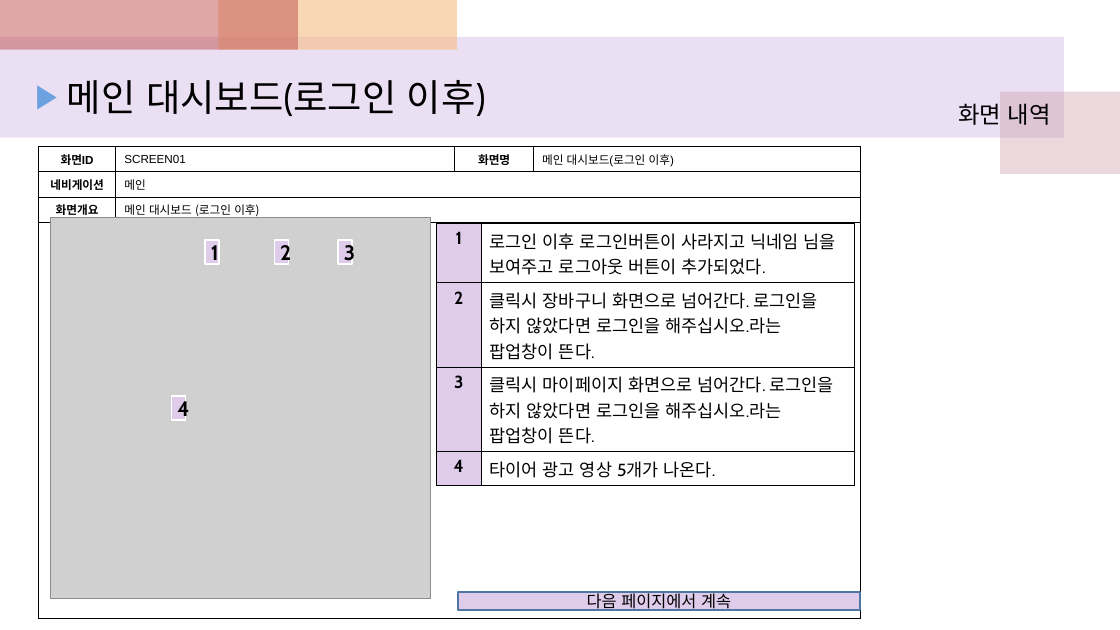
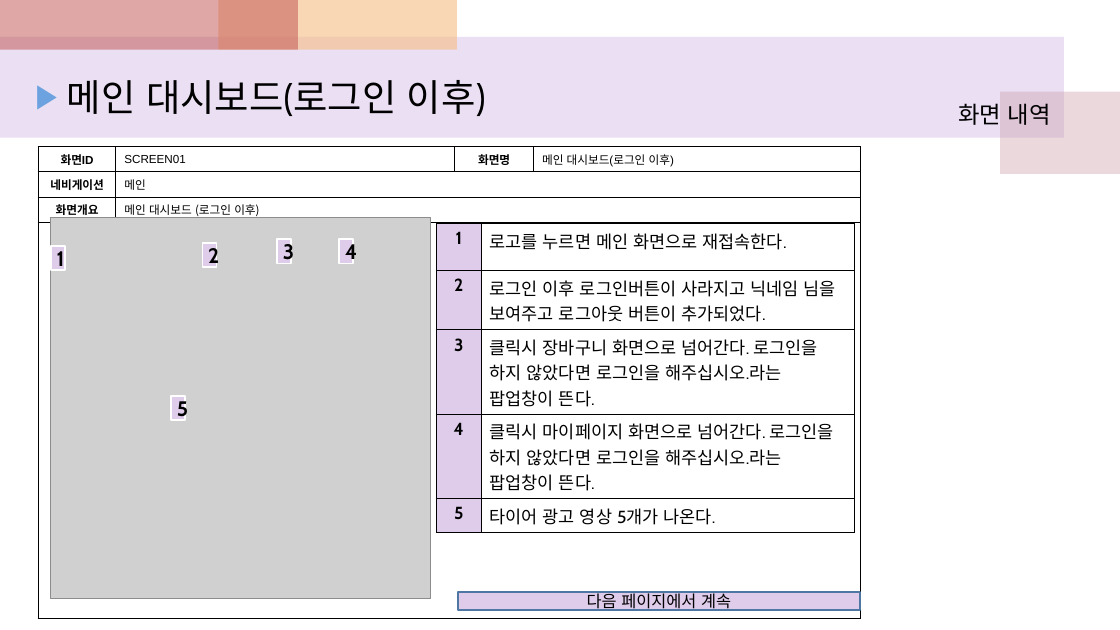
Before and after one commit to lth0813/Sprint-I, a slide deck: slide 5 of 3조 화면 정의서.pptx. Drawn at 1120x630 pixels with LibreOffice and Linux fonts; fonts in the diff are those of the drawing; grey boxes stand for pictures. Boxes give left, top, right and bottom in pixels: in the first picture for what was removed or moved away, otherwise in the second. Text is boxed around its words. In the diff, an @@ line names an element or a change of style, - is before the commit and + after.

Commit message:
화면정의서(프론트앤드분이 화면 바꾸실거면 저장 후 변경하셔서 올리세요)

```diff
--- a/3조 화면 정의서.pptx
+++ b/3조 화면 정의서.pptx
@@ rectangle "3": place and size @@
-rectangle "3" at bbox=[339, 240, 353, 265]
+rectangle "3" at bbox=[277, 239, 292, 264]
@@ rectangle "4": place and size @@
-rectangle "4" at bbox=[171, 396, 186, 420]
+rectangle "4" at bbox=[339, 239, 354, 264]
@@ table at bbox=[436, 223, 854, 529] @@
-row 1: 1 | 로그인 이후 로그인버튼이 사라지고 닉네임 님을 보여주고 로그아웃 버튼이 추가되었다.
-row 2: 2 | 클릭시 장바구니 화면으로 넘어간다. 로그인을 하지 않았다면 로그인을 해주십시오.라는 팝업창이 뜬다.
-row 3: 3 | 클릭시 마이페이지 화면으로 넘어간다. 로그인을 하지 않았다면 로그인을 해주십시오.라는 팝업창이 뜬다.
-row 4: 4 | 타이어 광고 영상 5개가 나온다.
+row 1: 1 | 로고를 누르면 메인 화면으로 재접속한다.
+row 2: 2 | 로그인 이후 로그인버튼이 사라지고 닉네임 님을 보여주고 로그아웃 버튼이 추가되었다.
+row 3: 3 | 클릭시 장바구니 화면으로 넘어간다. 로그인을 하지 않았다면 로그인을 해주십시오.라는 팝업창이 뜬다.
+row 4: 4 | 클릭시 마이페이지 화면으로 넘어간다. 로그인을 하지 않았다면 로그인을 해주십시오.라는 팝업창이 뜬다.
+row 5: 5 | 타이어 광고 영상 5개가 나온다.
@@ rectangle "1": place and size @@
-rectangle "1" at bbox=[205, 240, 219, 265]
+rectangle "1" at bbox=[51, 246, 66, 271]
@@ rectangle "2": place and size @@
-rectangle "2" at bbox=[275, 240, 289, 265]
+rectangle "2" at bbox=[202, 243, 217, 267]
@@ rectangle added at bbox=[171, 396, 186, 420], fill #DFCCEB, outline #FFFFFF 1.5 pt, 18 pt, text #000000, bold @@
+5
```
Also in this commit, not shown: 2 other slides changed.
